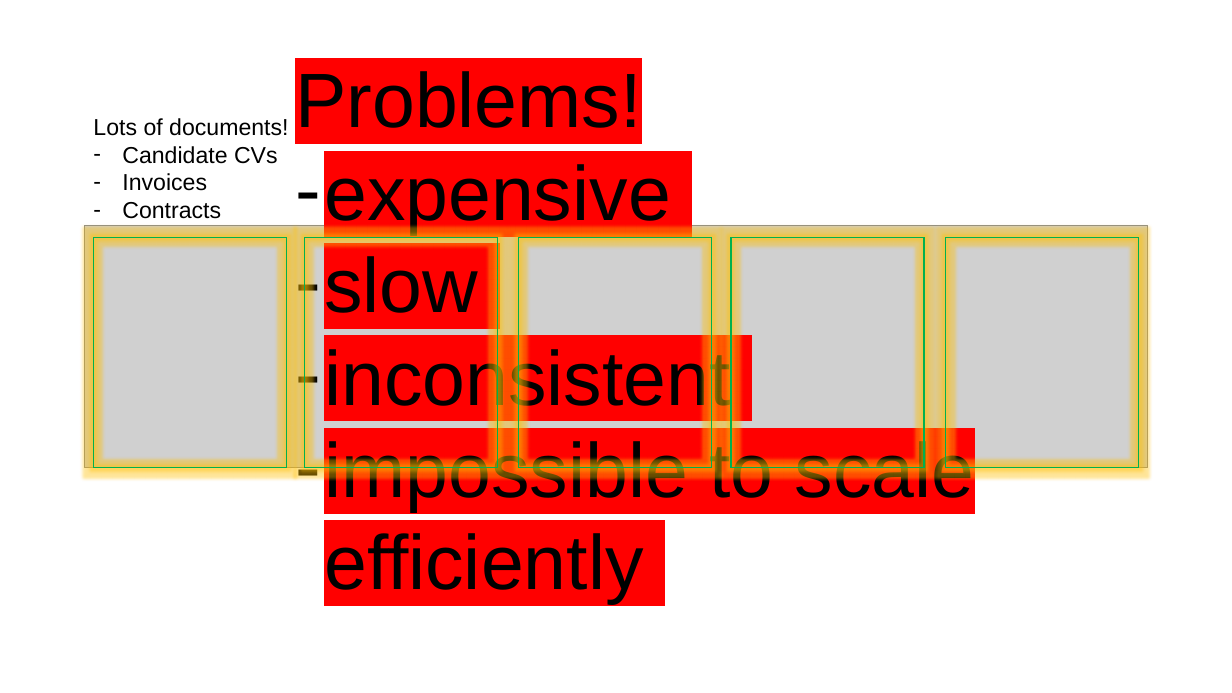
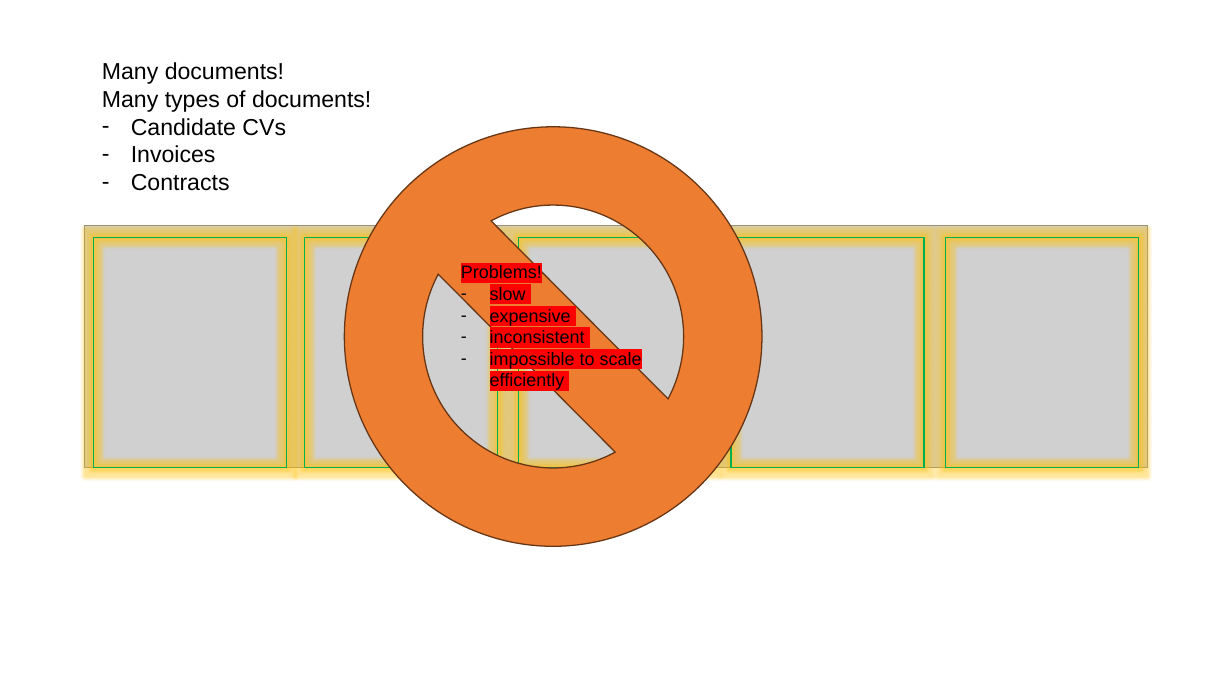
Before and after one commit to vinaykalasannavar/docflow-document-service, a slide deck: slide 2 of docs/DocFlow Workflow.pptx. Drawn at 1232x693 pixels with LibreOffice and Linux fonts; fonts in the diff are those of the drawing; grey boxes stand for pictures. Boxes give left, top, right and bottom in pixels: in the first picture for what was removed or moved away, otherwise in the second. Text is boxed around its words. In the diff, an @@ line names an element or a change of style, - is before the commit and + after.

```diff
--- a/docs/DocFlow Workflow.pptx
+++ b/docs/DocFlow Workflow.pptx
@@ text "Many documents!": place and size @@
-text "Many documents!" at <box>93,118,288,219</box>
+text "Many documents!" at <box>102,62,371,191</box>
@@ text at <box>102,62,371,112</box>: text changed @@
-Lots of documents!
+Many documents!
+Many types of documents!
@@ no-entry sign "Problems!": place and size @@
-no-entry sign "Problems!" at <box>295,71,975,604</box>
+no-entry sign "Problems!" at <box>345,127,762,546</box>
@@ no-entry sign "Problems!" at <box>345,127,762,546</box>: vertical alignment top to middle; fill none to #ED7D31; outline none to #683715 1 pt @@
@@ text in no-entry sign at <box>324,256,478,313</box>: paragraph removed @@
-– slow
@@ text in no-entry sign at <box>461,265,642,390</box>: size 60 to 14 pt; list level 1 to 2 in "Problems!"; list level 1 to 2 in "expensive"; list level 1 to 2 in "inconsistent"; list level 1 to 2 in "impossible to scale efficiently" @@
@@ text in no-entry sign at <box>490,287,526,300</box>: paragraph added @@
+  – slow
```
Also in this commit, not shown: 2 other slides changed, 1 slide added.
